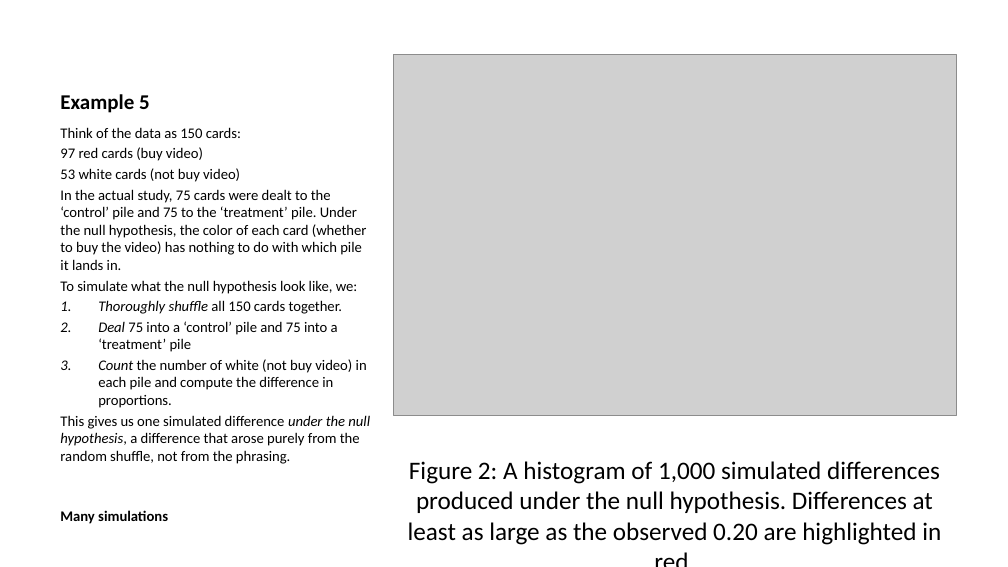
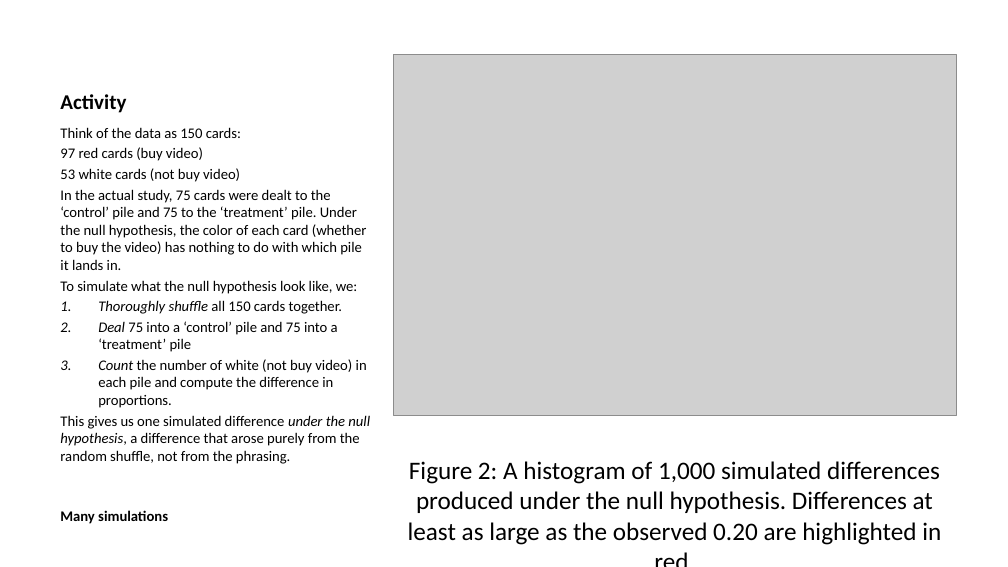
Before and after one commit to DataScienceUWL/DataScienceUWL.github.io, a slide deck: slide 13 of STAT145/resources-2027/randomization/slides.pptx. Drawn at 1008x567 pixels with LibreOffice and Linux fonts; fonts in the diff are those of the drawing; grey boxes stand for pictures. Boxes give left, top, right and bottom in pixels: in the first picture for what was removed or moved away, otherwise in the second. Text is boxed around its words. In the diff, an @@ line names an element or a change of style, - is before the commit and + after.

```diff
--- a/STAT145/resources-2027/randomization/slides.pptx
+++ b/STAT145/resources-2027/randomization/slides.pptx
@@ title at (60,94,126,113): text changed @@
-Example 5
+Activity
```
Also in this commit, not shown: 13 other slides changed, 3 slides added, 3 slides removed, 12 other files.
